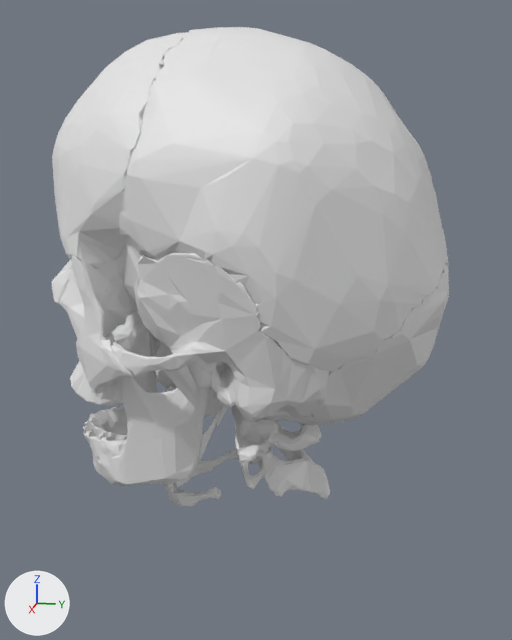
The glTF model frontend/public/assets/anatomy/zanatomy/female-skeletal.glb: old version first, new version second.
Both versions are drawn from a 50 mm lens placed at (0.333, 0.066, 1.621), pointed at (-0.005, -0.002, 1.536). The axes (+X, +Y, +Z) are drawn at lower left. The lights are the same throughout. The older version comes first. Where no turn or scale is listed for an object, it has been applied to the vertices. Vertices at exactly the same position are counted once.

The first picture shows 'ZAF-0c26a58bf8cb', 'ZAF-18bec6c302cb', 'ZAF-4e4ddcd91a80', 'ZAF-5bca3caebede', 'ZAF-6a031e52cc4e', 'ZAF-702c8eb69904', 'ZAF-7b674b3ccb4e', 'ZAF-985d88f1ef73', 'ZAF-9bb01fe36dac', 'ZAF-9c68c2367b91', 'ZAF-cdb707480238', 'ZAF-f641e56224db' and 4 more.
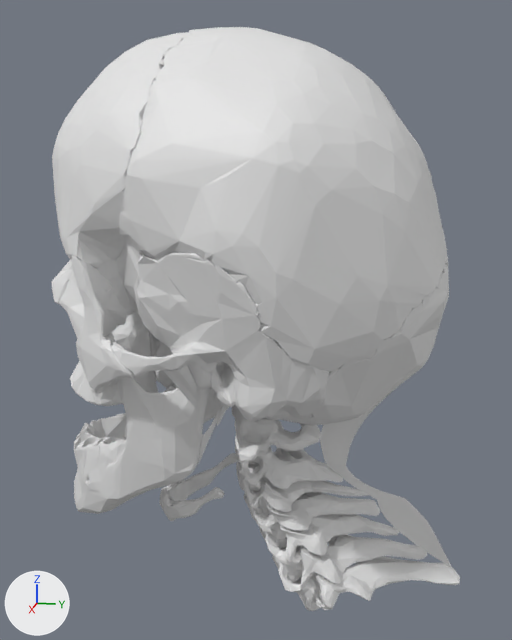
Pixel boxes [x1, y1, x2, y2] of what changed, in the pictures (512 x 640 px):
'ZAF-7b674b3ccb4e', reshaped, moved (6% wider, 25% taller)
    before: [83, 377, 229, 486]
    after: [74, 377, 229, 514]
'ZAF-cc8bd2321101', added
    after: [293, 539, 460, 611]
'ZAF-23569b4a04aa', added
    after: [320, 386, 452, 567]
'ZAF-d8547fba78c2', added
    after: [272, 534, 427, 592]
'ZAF-18bec6c302cb', reshaped, moved, rescaled (14% wider, 12% shorter)
    before: [235, 420, 330, 499]
    after: [235, 420, 343, 489]
'ZAF-78070e971214', added
    after: [260, 494, 399, 565]
'ZAF-f11cf17e01ed', added
    after: [244, 491, 380, 533]
'ZAF-f641e56224db', moved, rescaled (11% wider, 17% taller)
    before: [165, 449, 236, 507]
    after: [159, 453, 238, 521]
'ZAF-df49c2e10ad3', added
    after: [236, 448, 369, 512]

Edits to the bpy script that builds the scene:
```text
Change me_zaf_18bec6c302cb:
    used by ob_zaf_18bec6c302cb; location = (-0.0041, 0.0122, 1.4705); scale = (0.03, 0.03, 0.03)
    remove me_zaf_18bec6c302cb.from_pydata(...)  # 678 vertices, 1364 faces; spans x -1.0..1.0, y -0.82..0.82, z -0.94..0.94
    add me_zaf_18bec6c302cb.from_pydata(...)  # 661 vertices, 1330 faces; spans x -1.0..1.0, y -0.97..0.97, z -0.8..0.8
    me_zaf_18bec6c302cb part 1: 678 vertices removed from x -1.0..1.0, y -0.82..0.82, z -0.94..0.94; 661 vertices added at x -1.0..1.0, y -0.97..0.97, z -0.8..0.8
Change me_zaf_7b674b3ccb4e:
    used by ob_zaf_7b674b3ccb4e; location = (-0.0022, -0.0509, 1.4926)
    remove me_zaf_7b674b3ccb4e.from_pydata(...)  # 2813 vertices, 5648 faces; spans x -0.0578..0.0578, y -0.0404..0.0404, z -0.0394..0.0394
    add me_zaf_7b674b3ccb4e.from_pydata(...)  # 2812 vertices, 5647 faces; spans x -0.0578..0.0578, y -0.0462..0.0462, z -0.0529..0.0529
    me_zaf_7b674b3ccb4e part 2: 2813 vertices removed from x -0.0578..0.0578, y -0.0404..0.0404, z -0.0394..0.0394; 2812 vertices added at x -0.0578..0.0578, y -0.0462..0.0462, z -0.0529..0.0529
Add me_zaf_f11cf17e01ed:
    me_zaf_f11cf17e01ed.from_pydata(...)  # 489 vertices, 986 faces; spans x -0.0281..0.0281, y -0.0359..0.0359, z -0.0106..0.0106
Add me_zaf_df49c2e10ad3:
    me_zaf_df49c2e10ad3.from_pydata(...)  # 516 vertices, 1040 faces; spans x -0.0291..0.0291, y -0.0349..0.0349, z -0.0096..0.0096
Add me_zaf_d8547fba78c2:
    me_zaf_d8547fba78c2.from_pydata(...)  # 512 vertices, 1032 faces; spans x -0.0288..0.0288, y -0.0406..0.0406, z -0.0147..0.0147
Add me_zaf_cc8bd2321101:
    me_zaf_cc8bd2321101.from_pydata(...)  # 485 vertices, 978 faces; spans x -0.0333..0.0333, y -0.0448..0.0448, z -0.0158..0.0158
Add me_zaf_78070e971214:
    me_zaf_78070e971214.from_pydata(...)  # 573 vertices, 1154 faces; spans x -0.0289..0.0289, y -0.0367..0.0367, z -0.0131..0.0131
Add me_zaf_23569b4a04aa:
    me_zaf_23569b4a04aa.from_pydata(...)  # 99 vertices, 194 faces; spans x -0.0019..0.0019, y -0.0352..0.0352, z -0.0569..0.0569
Change ob_zaf_18bec6c302cb:
    ob_zaf_18bec6c302cb.location: (-0.0041, 0.0122, 1.4705) -> (-0.0047, 0.0154, 1.4753)
    ob_zaf_18bec6c302cb.scale: (0.03, 0.03, 0.03) -> (0.0289, 0.0289, 0.0289)
Change ob_zaf_7b674b3ccb4e:
    ob_zaf_7b674b3ccb4e.location: (-0.0022, -0.0509, 1.4926) -> (-0.0022, -0.0568, 1.479)
Change ob_zaf_f641e56224db:
    ob_zaf_f641e56224db.location: (-0.003, -0.0322, 1.4479) -> (-0.0042, -0.0343, 1.4402)
    ob_zaf_f641e56224db.scale: (0.0254, 0.0254, 0.0254) -> (0.0234, 0.0234, 0.0234)
Add ob_zaf_f11cf17e01ed:
    ob_zaf_f11cf17e01ed = bpy.data.objects.new('ZAF-f11cf17e01ed', me_zaf_f11cf17e01ed)
    ob_zaf_f11cf17e01ed.location = (-0.006, 0.0272, 1.4387)
Add ob_zaf_df49c2e10ad3:
    ob_zaf_df49c2e10ad3 = bpy.data.objects.new('ZAF-df49c2e10ad3', me_zaf_df49c2e10ad3)
    ob_zaf_df49c2e10ad3.location = (-0.0057, 0.0223, 1.4532)
Add ob_zaf_d8547fba78c2:
    ob_zaf_d8547fba78c2 = bpy.data.objects.new('ZAF-d8547fba78c2', me_zaf_d8547fba78c2)
    ob_zaf_d8547fba78c2.location = (-0.0054, 0.0475, 1.4103)
Add ob_zaf_cc8bd2321101:
    ob_zaf_cc8bd2321101 = bpy.data.objects.new('ZAF-cc8bd2321101', me_zaf_cc8bd2321101)
    ob_zaf_cc8bd2321101.location = (-0.0057, 0.0608, 1.3972)
Add ob_zaf_78070e971214:
    ob_zaf_78070e971214 = bpy.data.objects.new('ZAF-78070e971214', me_zaf_78070e971214)
    ob_zaf_78070e971214.location = (-0.0057, 0.0367, 1.4238)
Add ob_zaf_23569b4a04aa:
    ob_zaf_23569b4a04aa = bpy.data.objects.new('ZAF-23569b4a04aa', me_zaf_23569b4a04aa)
    ob_zaf_23569b4a04aa.location = (-0.0078, 0.066, 1.4646)
```
